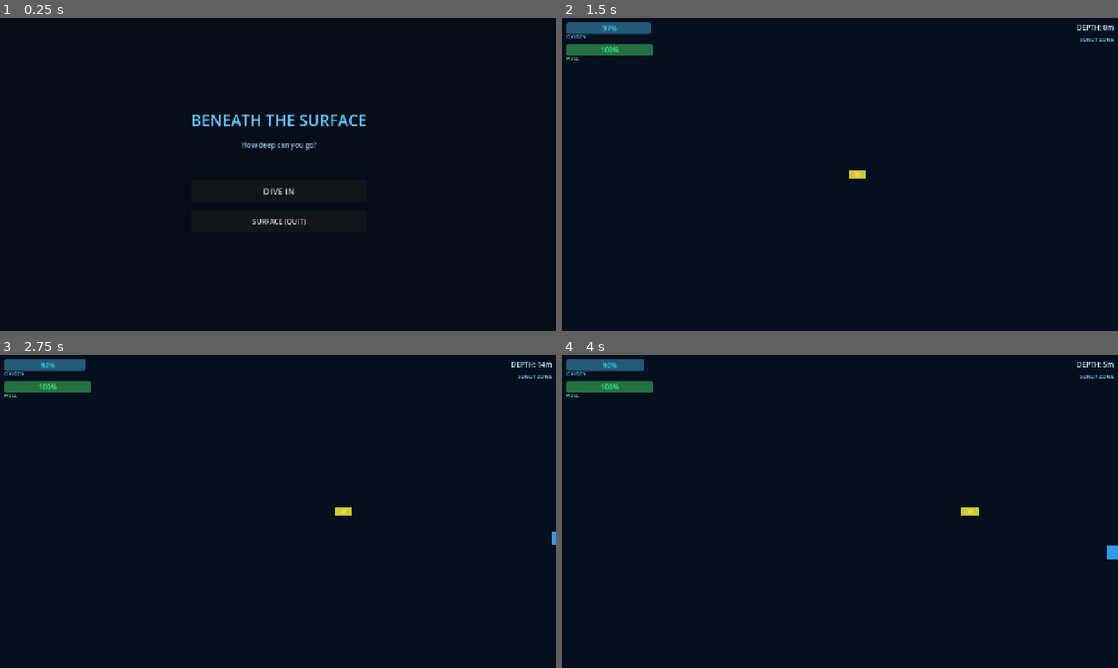
Above: before the commit, frames 1-4 (two rows, left to right).
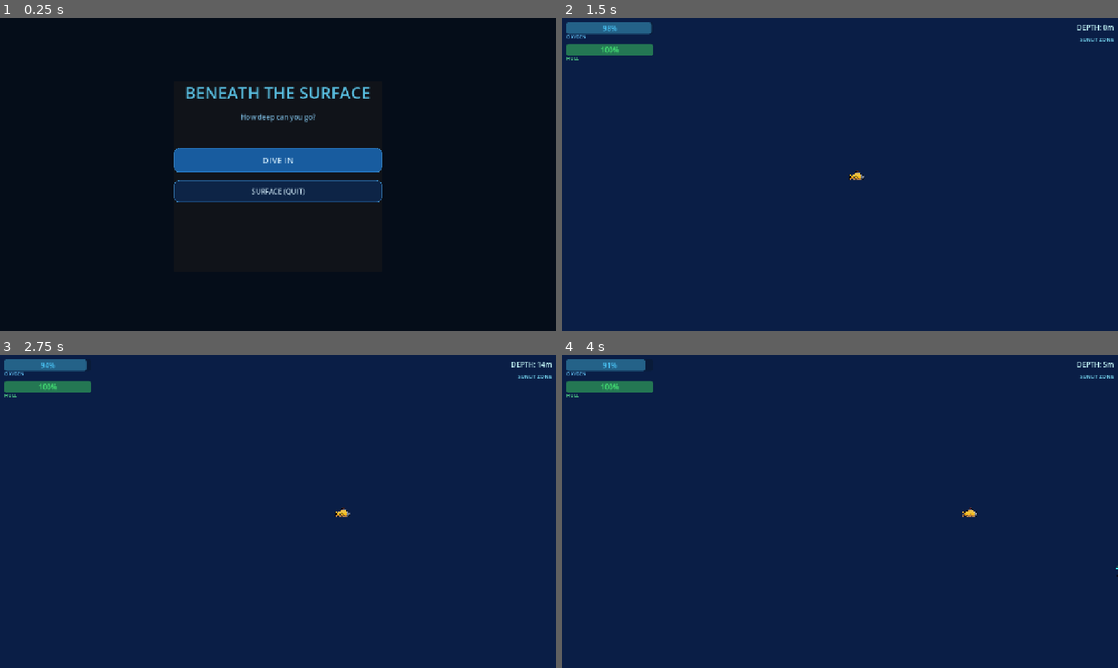
Above: after the commit, the same moments.

Repository: Error403Allowed/Beneath-The-Surface
Game: Godot game, scene res://scenes/Boot.tscn
The game is run twice, just before and just after one commit, with the same random seed, the same clock (stepped at 60 frames per second) and the same inputs.
Inputs:
- Up to frame 1 (0.25 s): no input
- Up to frame 2 (1.5 s): click "DIVE IN" at 0.5 s; tap Enter at 1.25 s; hold D (move_right) from 1.28 s (still down)
- Up to frame 3 (2.75 s): release D (move_right) at 2.03 s; hold S (move_down) from 2.03 s (still down)
- Up to frame 4 (4 s): tap Space at 2.75 s; release S (move_down) at 2.78 s; hold D (move_right) 2.78-3.53 s; hold W (move_up) from 3.53 s (still down)

The runs differ from the first frame. In frame 1, 7.2% of the frame differs, in the area x 31-69%, y 22-67%; in frame 2, 99%; in frame 3, 99%; in frame 4, 99%, in the area x 0-100%, y 0-100%.

Commit message:
Subbed in sprites and added animations

Diff:
--- a/scenes/Game.tscn
+++ b/scenes/Game.tscn
@@ -9,8 +9,6 @@
 
 [sub_resource type="RectangleShape2D" id="1"]
 size = Vector2(40, 20)
-
-[sub_resource type="GradientTexture2D" id="2"]
 
 [node name="Game" type="Node2D"]
 script = ExtResource("1")
@@ -34,17 +32,8 @@
 [node name="CollisionShape2D" type="CollisionShape2D" parent="Player"]
 shape = SubResource("1")
 
-[node name="SubmarineSprite" type="ColorRect" parent="Player"]
-offset_left = -20.0
-offset_top = -10.0
-offset_right = 20.0
-offset_bottom = 10.0
-color = Color(0.8, 0.8, 0.2, 1)
-
-[node name="EngineLight" type="PointLight2D" parent="Player"]
-texture = SubResource("2")
-energy = 1.5
-texture_scale = 3.0
+[node name="SubmarineSprite" type="Sprite2D" parent="Player"]
+scale = Vector2(0.15, 0.15)
 
 [node name="Camera2D" type="Camera2D" parent="Player"]
 enabled = true
--- a/scenes/GameOver.tscn
+++ b/scenes/GameOver.tscn
@@ -9,49 +9,49 @@
 anchors_preset = 15
 anchor_right = 1.0
 anchor_bottom = 1.0
-color = Color(0.0, 0.0, 0.05, 0.9)
+color = Color(0.0, 0.0, 0.05, 0.95)
 
-[node name="VBox" type="VBoxContainer" parent="."]
+[node name="Card" type="PanelContainer" parent="."]
 anchors_preset = 8
 anchor_left = 0.5
 anchor_top = 0.5
 anchor_right = 0.5
 anchor_bottom = 0.5
-offset_left = -200.0
-offset_top = -150.0
-offset_right = 200.0
-offset_bottom = 150.0
-theme_override_constants/separation = 20
+offset_left = -240.0
+offset_top = -240.0
+offset_right = 240.0
+offset_bottom = 240.0
 
-[node name="Title" type="Label" parent="VBox"]
+[node name="VBox" type="VBoxContainer" parent="Card"]
+theme_override_constants/separation = 18
+
+[node name="Title" type="Label" parent="Card/VBox"]
 text = "SYSTEM FAILURE"
 horizontal_alignment = 1
-theme_override_font_sizes/font_size = 40
+theme_override_font_sizes/font_size = 42
 theme_override_colors/font_color = Color(1, 0.2, 0.2, 1)
 
-[node name="DepthReached" type="Label" parent="VBox"]
-name = "DepthReached"
+[node name="DepthReached" type="Label" parent="Card/VBox"]
 text = "MAX DEPTH: 0m"
 horizontal_alignment = 1
-theme_override_font_sizes/font_size = 22
+theme_override_font_sizes/font_size = 24
 theme_override_colors/font_color = Color(0.6, 0.9, 1, 1)
 
-[node name="DeathReason" type="Label" parent="VBox"]
-name = "DeathReason"
+[node name="DeathReason" type="Label" parent="Card/VBox"]
 text = ""
 horizontal_alignment = 1
 theme_override_font_sizes/font_size = 16
-theme_override_colors/font_color = Color(0.8, 0.8, 0.8, 1)
+theme_override_colors/font_color = Color(0.75, 0.75, 0.8, 1)
 
-[node name="Spacer" type="Control" parent="VBox"]
-custom_minimum_size = Vector2(0, 20)
+[node name="Spacer" type="Control" parent="Card/VBox"]
+custom_minimum_size = Vector2(0, 24)
 
-[node name="RetryButton" type="Button" parent="VBox"]
+[node name="RetryButton" type="Button" parent="Card/VBox"]
 text = "DIVE AGAIN"
-custom_minimum_size = Vector2(200, 50)
+custom_minimum_size = Vector2(340, 54)
 theme_override_font_sizes/font_size = 18
 
-[node name="MenuButton" type="Button" parent="VBox"]
+[node name="MenuButton" type="Button" parent="Card/VBox"]
 text = "SURFACE (MENU)"
-custom_minimum_size = Vector2(200, 50)
+custom_minimum_size = Vector2(340, 48)
 theme_override_font_sizes/font_size = 16
--- a/scenes/Menu.tscn
+++ b/scenes/Menu.tscn
@@ -11,39 +11,41 @@
 anchor_bottom = 1.0
 color = Color(0.02, 0.05, 0.1, 1)
 
-[node name="VBox" type="VBoxContainer" parent="."]
+[node name="Card" type="PanelContainer" parent="."]
 anchors_preset = 8
 anchor_left = 0.5
 anchor_top = 0.5
 anchor_right = 0.5
 anchor_bottom = 0.5
-offset_left = -200.0
-offset_top = -150.0
-offset_right = 200.0
-offset_bottom = 150.0
-theme_override_constants/separation = 20
+offset_left = -240.0
+offset_top = -220.0
+offset_right = 240.0
+offset_bottom = 220.0
 
-[node name="Title" type="Label" parent="VBox"]
+[node name="VBox" type="VBoxContainer" parent="Card"]
+theme_override_constants/separation = 18
+
+[node name="Title" type="Label" parent="Card/VBox"]
 text = "BENEATH THE SURFACE"
 horizontal_alignment = 1
-theme_override_font_sizes/font_size = 36
-theme_override_colors/font_color = Color(0.4, 0.8, 1, 1)
+theme_override_font_sizes/font_size = 38
+theme_override_colors/font_color = Color(0.4, 0.85, 1, 1)
 
-[node name="Subtitle" type="Label" parent="VBox"]
+[node name="Subtitle" type="Label" parent="Card/VBox"]
 text = "How deep can you go?"
 horizontal_alignment = 1
 theme_override_font_sizes/font_size = 16
-theme_override_colors/font_color = Color(0.6, 0.8, 0.9, 1)
+theme_override_colors/font_color = Color(0.5, 0.75, 0.9, 1)
 
-[node name="Spacer" type="Control" parent="VBox"]
-custom_minimum_size = Vector2(0, 30)
+[node name="Spacer" type="Control" parent="Card/VBox"]
+custom_minimum_size = Vector2(0, 24)
 
-[node name="StartButton" type="Button" parent="VBox"]
+[node name="StartButton" type="Button" parent="Card/VBox"]
 text = "DIVE IN"
-custom_minimum_size = Vector2(200, 50)
+custom_minimum_size = Vector2(340, 54)
 theme_override_font_sizes/font_size = 20
 
-[node name="QuitButton" type="Button" parent="VBox"]
+[node name="QuitButton" type="Button" parent="Card/VBox"]
 text = "SURFACE (QUIT)"
-custom_minimum_size = Vector2(200, 50)
+custom_minimum_size = Vector2(340, 48)
 theme_override_font_sizes/font_size = 16
--- a/scripts/collectible_oxygen.gd
+++ b/scripts/collectible_oxygen.gd
@@ -6,13 +6,10 @@
 
 func setup(p_player) -> void:
 	player = p_player
-	# Draw a simple cyan circle-ish rect as visual
-	var rect = ColorRect.new()
-	rect.size = Vector2(18, 18)
-	rect.offset_left = -9
-	rect.offset_top = -9
-	rect.color = Color(0.2, 0.9, 1.0, 0.9)
-	add_child(rect)
+	var sprite = Sprite2D.new()
+	sprite.texture = load("res://assets/oxygen.png")
+	sprite.scale = Vector2(0.12, 0.12)
+	add_child(sprite)
 
 func _process(_delta: float) -> void:
 	if player == null:
--- a/scripts/collectible_repair.gd
+++ b/scripts/collectible_repair.gd
@@ -6,13 +6,10 @@
 
 func setup(p_player) -> void:
 	player = p_player
-	# Draw a simple green rect as visual
-	var rect = ColorRect.new()
-	rect.size = Vector2(18, 18)
-	rect.offset_left = -9
-	rect.offset_top = -9
-	rect.color = Color(0.2, 1.0, 0.4, 0.9)
-	add_child(rect)
+	var sprite = Sprite2D.new()
+	sprite.texture = load("res://assets/repair.png")
+	sprite.scale = Vector2(0.12, 0.12)
+	add_child(sprite)
 
 func _process(_delta: float) -> void:
 	if player == null:
--- a/scripts/depth_manager.gd
+++ b/scripts/depth_manager.gd
@@ -25,6 +25,16 @@
 	background = p_bg
 	canvas_modulate = p_mod
 	spawner = p_spawner
+	# Apply zone 0 instantly (no tween) so lighting is correct from frame 1
+	var z = ZONES[0]
+	if background:
+		background.color = z.color
+	if canvas_modulate:
+		canvas_modulate.color = Color(z.light, z.light, z.light + 0.1, 1.0)
+	if player:
+		player.pressure_damage_rate = z.pressure
+	if spawner:
+		spawner.spawn_interval = z.spawn
 
 func _process(_delta: float) -> void:
 	if player == null:
@@ -60,5 +70,20 @@
 	if spawner:
 		spawner.spawn_interval = z.spawn
 
+	# Spawn ruins columns when entering Ancient Ruins zone
+	if z.name == "ANCIENT RUINS" and player:
+		_spawn_ruins_columns()
+
+func _spawn_ruins_columns() -> void:
+	for i in range(12):
+		var col = Sprite2D.new()
+		col.texture = load("res://assets/ruins.png")
+		col.scale = Vector2(0.18, 0.18)
+		col.z_index = -5
+		var px = randf_range(-580.0, 580.0)
+		var py = player.global_position.y + randf_range(100.0, 4000.0)
+		col.global_position = Vector2(px, py)
+		get_tree().current_scene.add_child(col)
+
 func get_zone_name() -> String:
 	return ZONES[current_zone_index].name
--- a/scripts/enemy_base.gd
+++ b/scripts/enemy_base.gd
@@ -24,10 +24,8 @@
 		health = 120.0
 		damage_per_second = 15.0
 		detection_range = 450.0
-		# Make the sprite bigger for boss
 		if has_node("EnemySprite"):
-			$EnemySprite.size = Vector2(50, 30)
-			$EnemySprite.color = Color(0.8, 0.1, 0.1, 1)
+			$EnemySprite.scale = Vector2(0.25, 0.25)
 	patrol_dir = Vector2(randf_range(-1, 1), randf_range(-1, 1)).normalized()
 
 func _physics_process(delta: float) -> void:
@@ -60,7 +58,7 @@
 	velocity = patrol_dir * speed * 0.5
 	move_and_slide()
 
-func _chase(delta: float) -> void:
+func _chase(_delta: float) -> void:
 	var dir = (player.global_position - global_position).normalized()
 	velocity = dir * speed
 	move_and_slide()
--- a/scripts/enemy_spawner.gd
+++ b/scripts/enemy_spawner.gd
@@ -18,16 +18,22 @@
 	if player == null or player.is_dead:
 		return
 
+	_cull_distant_enemies()
+
 	spawn_timer += delta
 	if spawn_timer >= spawn_interval:
 		spawn_timer = 0.0
 		_try_spawn_enemy()
 
-	# Spawn boss if deep enough and not yet spawned
 	if depth_manager and not boss_spawned:
 		if depth_manager.current_depth >= boss_depth_threshold:
 			_spawn_boss()
 			boss_spawned = true
+
+func _cull_distant_enemies() -> void:
+	for child in get_children():
+		if child.global_position.distance_to(player.global_position) > 900.0:
+			child.queue_free()
 
 func _try_spawn_enemy() -> void:
 	if get_child_count() >= max_enemies:
@@ -51,13 +57,12 @@
 	col.shape = shape
 	e.add_child(col)
 
-	# Sprite (simple colored rect)
-	var sprite = ColorRect.new()
+	# Sprite
+	var sprite = Sprite2D.new()
 	sprite.name = "EnemySprite"
-	sprite.size = Vector2(30, 20) if not is_boss else Vector2(60, 40)
-	sprite.offset_left = -15 if not is_boss else -30
-	sprite.offset_top = -10 if not is_boss else -20
-	sprite.color = Color(0.2, 0.6, 0.9, 1) if not is_boss else Color(0.8, 0.1, 0.1, 1)
+	sprite.texture = load("res://assets/squid.png") if is_boss else load("res://assets/piranha.png")
+	var scale_size = 0.15 if not is_boss else 0.25
+	sprite.scale = Vector2(scale_size, scale_size)
 	e.add_child(sprite)
 
 	# Spawn offset to the side of player
--- a/scripts/game_over.gd
+++ b/scripts/game_over.gd
@@ -1,15 +1,95 @@
 extends CanvasLayer
 
 func _ready() -> void:
-	$VBox/RetryButton.pressed.connect(_on_retry_pressed)
-	$VBox/MenuButton.pressed.connect(_on_menu_pressed)
+	$Card/VBox/RetryButton.pressed.connect(_on_retry_pressed)
+	$Card/VBox/MenuButton.pressed.connect(_on_menu_pressed)
+	_style_button($Card/VBox/RetryButton, Color(0.1, 0.4, 0.7), Color(0.15, 0.55, 0.9))
+	_style_button($Card/VBox/MenuButton, Color(0.05, 0.15, 0.3), Color(0.08, 0.25, 0.45))
 
 func setup(depth: float, reason: String) -> void:
-	$VBox/DepthReached.text = "MAX DEPTH: %dm" % int(depth)
-	$VBox/DeathReason.text = reason
+	$Card/VBox/DepthReached.text = "MAX DEPTH: %dm" % int(depth)
+	$Card/VBox/DeathReason.text = reason
+	_animate_intro()
+
+func _animate_intro() -> void:
+	# Background flashes red then settles
+	var bg = $Background
+	bg.color = Color(0.3, 0.0, 0.0, 0.95)
+	var tween = create_tween().set_trans(Tween.TRANS_CUBIC).set_ease(Tween.EASE_OUT)
+	tween.tween_property(bg, "color", Color(0.0, 0.0, 0.05, 0.95), 0.8)
+
+	# Card slides up and fades in
+	var card = $Card
+	card.modulate.a = 0.0
+	card.position.y += 50.0
+	var tween2 = create_tween().set_ease(Tween.EASE_OUT).set_trans(Tween.TRANS_CUBIC)
+	tween2.tween_interval(0.3)
+	tween2.tween_property(card, "modulate:a", 1.0, 0.5)
+	tween2.parallel().tween_property(card, "position:y", card.position.y - 50.0, 0.5)
+
+	# Title shakes
+	var title = $Card/VBox/Title
+	var shake = create_tween()
+	for i in range(6):
+		shake.tween_property(title, "position:x", 6.0 * (1 if i % 2 == 0 else -1), 0.05)
+	shake.tween_property(title, "position:x", 0.0, 0.05)
+
+func _style_button(btn: Button, normal_color: Color, hover_color: Color) -> void:
+	var normal = StyleBoxFlat.new()
+	normal.bg_color = normal_color
+	normal.corner_radius_top_left = 12
+	normal.corner_radius_top_right = 12
+	normal.corner_radius_bottom_left = 12
+	normal.corner_radius_bottom_right = 12
+	normal.content_margin_left = 24
+	normal.content_margin_right = 24
+	normal.content_margin_top = 14
+	normal.content_margin_bottom = 14
+	normal.border_width_top = 1
+	normal.border_width_bottom = 1
+	normal.border_width_left = 1
+	normal.border_width_right = 1
+	normal.border_color = Color(0.3, 0.7, 1.0, 0.4)
+
+	var hover = StyleBoxFlat.new()
+	hover.bg_color = hover_color
+	hover.corner_radius_top_left = 12
+	hover.corner_radius_top_right = 12
+	hover.corner_radius_bottom_left = 12
+	hover.corner_radius_bottom_right = 12
+	hover.content_margin_left = 24
+	hover.content_margin_right = 24
+	hover.content_margin_top = 14
+	hover.content_margin_bottom = 14
+	hover.border_width_top = 1
+	hover.border_width_bottom = 1
+	hover.border_width_left = 1
+	hover.border_width_right = 1
+	hover.border_color = Color(0.4, 0.85, 1.0, 0.7)
+
+	var pressed_style = StyleBoxFlat.new()
+	pressed_style.bg_color = normal_color.darkened(0.2)
+	pressed_style.corner_radius_top_left = 12
+	pressed_style.corner_radius_top_right = 12
+	pressed_style.corner_radius_bottom_left = 12
+	pressed_style.corner_radius_bottom_right = 12
+	pressed_style.content_margin_left = 24
+	pressed_style.content_margin_right = 24
+	pressed_style.content_margin_top = 14
+	pressed_style.content_margin_bottom = 14
+
+	btn.add_theme_stylebox_override("normal", normal)
+	btn.add_theme_stylebox_override("hover", hover)
+	btn.add_theme_stylebox_override("pressed", pressed_style)
+	btn.add_theme_color_override("font_color", Color(0.85, 0.95, 1.0))
+	btn.add_theme_color_override("font_hover_color", Color(1.0, 1.0, 1.0))
 
 func _on_retry_pressed() -> void:
-	get_tree().change_scene_to_file("res://scenes/Game.tscn")
+	var tween = create_tween().set_ease(Tween.EASE_IN).set_trans(Tween.TRANS_CUBIC)
+	tween.tween_property($Card, "modulate:a", 0.0, 0.3)
+	tween.tween_callback(func(): get_tree().reload_current_scene())
 
 func _on_menu_pressed() -> void:
-	get_tree().change_scene_to_file("res://scenes/Menu.tscn")
+	var tween = create_tween().set_ease(Tween.EASE_IN).set_trans(Tween.TRANS_CUBIC)
+	tween.tween_property($Card, "modulate:a", 0.0, 0.3)
+	tween.tween_callback(func(): get_tree().change_scene_to_file("res://scenes/Menu.tscn"))
--- a/scripts/menu.gd
+++ b/scripts/menu.gd
@@ -1,11 +1,82 @@
 extends CanvasLayer
 
 func _ready() -> void:
-	$VBox/StartButton.pressed.connect(_on_start_pressed)
-	$VBox/QuitButton.pressed.connect(_on_quit_pressed)
+	$Card/VBox/StartButton.pressed.connect(_on_start_pressed)
+	$Card/VBox/QuitButton.pressed.connect(_on_quit_pressed)
+	_style_button($Card/VBox/StartButton, Color(0.1, 0.4, 0.7), Color(0.15, 0.55, 0.9))
+	_style_button($Card/VBox/QuitButton, Color(0.05, 0.15, 0.3), Color(0.08, 0.25, 0.45))
+	_animate_intro()
+
+func _animate_intro() -> void:
+	# Card slides up from below and fades in
+	var card = $Card
+	card.modulate.a = 0.0
+	card.position.y += 40.0
+	var tween = create_tween().set_ease(Tween.EASE_OUT).set_trans(Tween.TRANS_CUBIC)
+	tween.tween_property(card, "modulate:a", 1.0, 0.5)
+	tween.parallel().tween_property(card, "position:y", card.position.y - 40.0, 0.5)
+
+	# Title pulses gently
+	var title = $Card/VBox/Title
+	var pulse = create_tween().set_loops()
+	pulse.tween_property(title, "modulate", Color(0.6, 1.0, 1.0, 1.0), 1.8).set_trans(Tween.TRANS_SINE)
+	pulse.tween_property(title, "modulate", Color(0.4, 0.85, 1.0, 1.0), 1.8).set_trans(Tween.TRANS_SINE)
+
+func _style_button(btn: Button, normal_color: Color, hover_color: Color) -> void:
+	var normal = StyleBoxFlat.new()
+	normal.bg_color = normal_color
+	normal.corner_radius_top_left = 12
+	normal.corner_radius_top_right = 12
+	normal.corner_radius_bottom_left = 12
+	normal.corner_radius_bottom_right = 12
+	normal.content_margin_left = 24
+	normal.content_margin_right = 24
+	normal.content_margin_top = 14
+	normal.content_margin_bottom = 14
+	normal.border_width_top = 1
+	normal.border_width_bottom = 1
+	normal.border_width_left = 1
+	normal.border_width_right = 1
+	normal.border_color = Color(0.3, 0.7, 1.0, 0.4)
+
+	var hover = StyleBoxFlat.new()
+	hover.bg_color = hover_color
+	hover.corner_radius_top_left = 12
+	hover.corner_radius_top_right = 12
+	hover.corner_radius_bottom_left = 12
+	hover.corner_radius_bottom_right = 12
+	hover.content_margin_left = 24
+	hover.content_margin_right = 24
+	hover.content_margin_top = 14
+	hover.content_margin_bottom = 14
+	hover.border_width_top = 1
+	hover.border_width_bottom = 1
+	hover.border_width_left = 1
+	hover.border_width_right = 1
+	hover.border_color = Color(0.4, 0.85, 1.0, 0.7)
+
+	var pressed_style = StyleBoxFlat.new()
+	pressed_style.bg_color = normal_color.darkened(0.2)
+	pressed_style.corner_radius_top_left = 12
+	pressed_style.corner_radius_top_right = 12
+	pressed_style.corner_radius_bottom_left = 12
+	pressed_style.corner_radius_bottom_right = 12
+	pressed_style.content_margin_left = 24
+	pressed_style.content_margin_right = 24
+	pressed_style.content_margin_top = 14
+	pressed_style.content_margin_bottom = 14
+
+	btn.add_theme_stylebox_override("normal", normal)
+	btn.add_theme_stylebox_override("hover", hover)
+	btn.add_theme_stylebox_override("pressed", pressed_style)
+	btn.add_theme_color_override("font_color", Color(0.85, 0.95, 1.0))
+	btn.add_theme_color_override("font_hover_color", Color(1.0, 1.0, 1.0))
 
 func _on_start_pressed() -> void:
-	get_tree().change_scene_to_file("res://scenes/Game.tscn")
+	# Fade out then switch scene
+	var tween = create_tween().set_ease(Tween.EASE_IN).set_trans(Tween.TRANS_CUBIC)
+	tween.tween_property($Card, "modulate:a", 0.0, 0.3)
+	tween.tween_callback(func(): get_tree().change_scene_to_file("res://scenes/Game.tscn"))
 
 func _on_quit_pressed() -> void:
 	get_tree().quit()
--- a/scripts/player.gd
+++ b/scripts/player.gd
@@ -18,11 +18,14 @@
 signal died(reason: String)
 signal stats_changed(oxygen: float, hull: float)
 
+@onready var sub_sprite: Sprite2D = $SubmarineSprite
+
+const TEX_HEALTHY  = preload("res://assets/sub_normal.png")
+const TEX_DAMAGED  = preload("res://assets/sub_broken.png")
+const TEX_CRITICAL = preload("res://assets/sub_verybroken.png")
+
 func _ready() -> void:
-	# Size the collision shape
-	var shape = RectangleShape2D.new()
-	shape.size = Vector2(40, 20)
-	$CollisionShape2D.shape = shape
+	pass
 
 func _physics_process(delta: float) -> void:
 	if is_dead:
@@ -32,6 +35,16 @@
 	_drain_oxygen(delta)
 	_apply_pressure(delta)
 	emit_signal("stats_changed", oxygen, hull)
+	_update_sprite()
+
+func _update_sprite() -> void:
+	var pct = hull / hull_max
+	if pct > 0.66:
+		sub_sprite.texture = TEX_HEALTHY
+	elif pct > 0.33:
+		sub_sprite.texture = TEX_DAMAGED
+	else:
+		sub_sprite.texture = TEX_CRITICAL
 
 func _handle_movement(_delta: float) -> void:
 	var dir := Vector2.ZERO
@@ -48,8 +61,8 @@
 
 	# Clamp horizontal so sub stays on screen
 	position.x = clamp(position.x, -600.0, 600.0)
-	# Don't let sub go above starting area
-	position.y = clamp(position.y, -300.0, 9999999.0)
+	# Don't let sub go above the surface
+	position.y = clamp(position.y, 0.0, 9999999.0)
 
 func _drain_oxygen(delta: float) -> void:
 	oxygen -= oxygen_drain_rate * delta
Binary file added: assets/oxygen.png
Not shown, added: assets/oxygen.png.import
Binary file added: assets/piranha.png
Not shown, added: assets/piranha.png.import
Binary file added: assets/repair.png
Not shown, added: assets/repair.png.import
Binary file added: assets/ruins.png
Not shown, added: assets/ruins.png.import
Binary file added: assets/squid.png
Not shown, added: assets/squid.png.import
Binary file added: assets/sub_broken.png
Not shown, added: assets/sub_broken.png.import
(and 6 more such lines)
